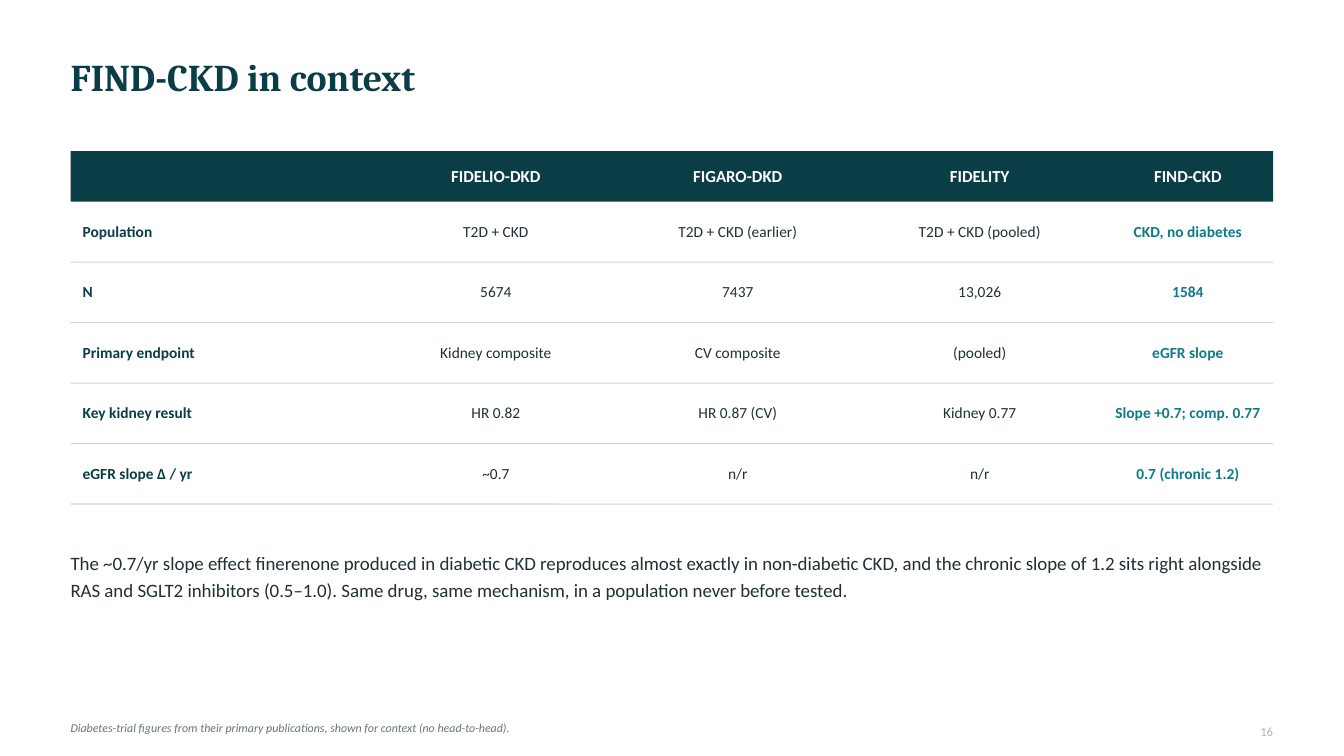
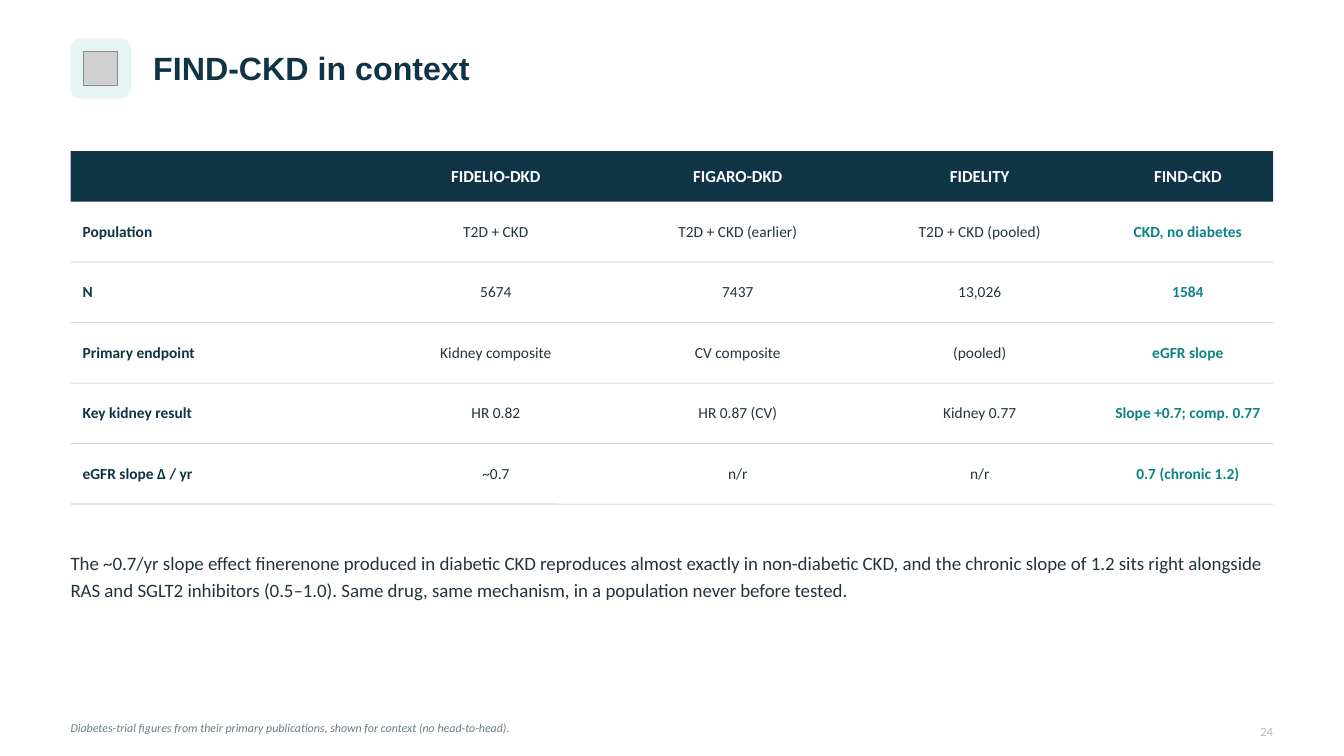
Before and after one commit to azbargarawan-sudo/clickwriting-landing, a slide deck: slide 24 of FIND-CKD.pptx (slide 16 before the commit). Drawn at 1344x756 pixels with LibreOffice and Linux fonts; fonts in the diff are those of the drawing; grey boxes stand for pictures. Boxes give left, top, right and bottom in pixels: in the first picture for what was removed or moved away, otherwise in the second. Text is boxed around its words. In the diff, an @@ line names an element or a change of style, - is before the commit and + after.

```diff
--- a/FIND-CKD.pptx
+++ b/FIND-CKD.pptx
@@ rounded rectangle added at [71, 38, 131, 99], fill #E7F4F4 @@
@@ picture added at [84, 51, 118, 86] @@
@@ text "FIND-CKD in context": place and size @@
-text "FIND-CKD in context" at [71, 65, 415, 92]
+text "FIND-CKD in context" at [153, 56, 469, 81]
@@ text "FIND-CKD in context" at [153, 56, 469, 81]: size 27 to 23 pt, font Cambria to Arial, text colour #0B3D46 to #0F3446 @@
@@ text at [1260, 728, 1273, 736]: text changed; text colour #AEB8B8 to #AEBEBE @@
-16
+24
```
Also in this commit, not shown: 16 other slides changed, 11 slides added.
